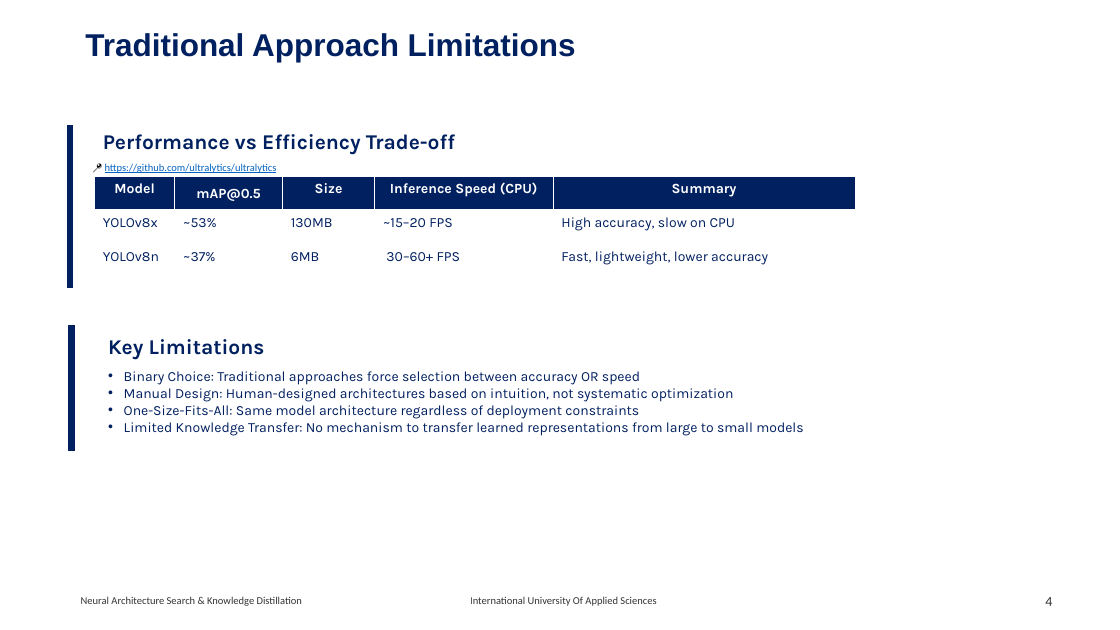
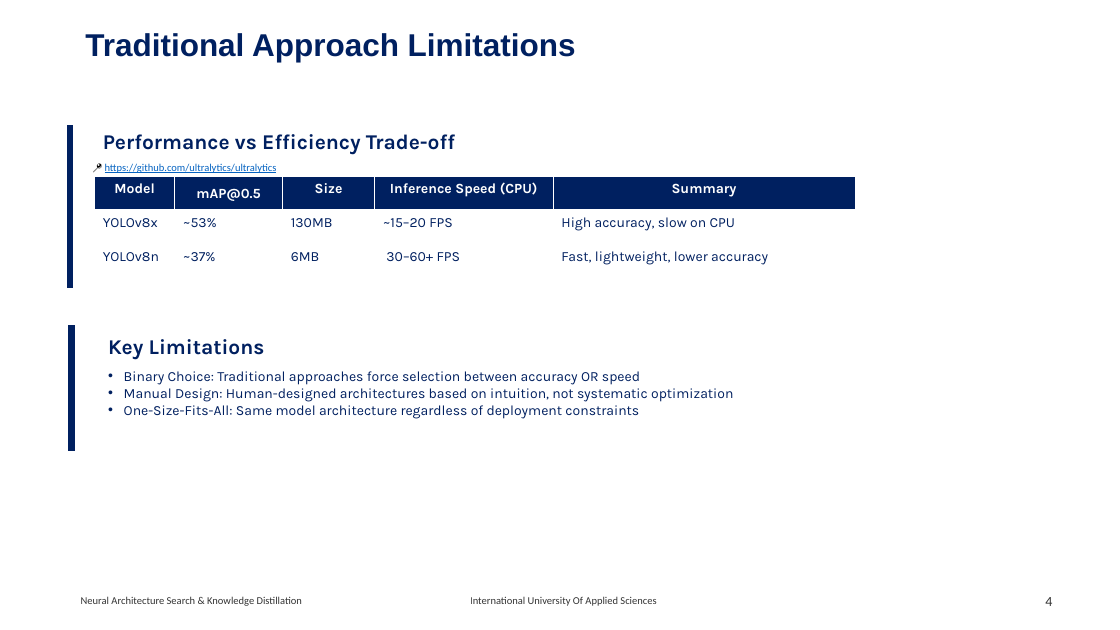
Before and after one commit to RajeshRamadas/yolov8-model-optimization, a slide deck: slide 4 of 01-Project-management/presentation/KnowledgeDistillation.pptx. Drawn at 1120x630 pixels with LibreOffice and Linux fonts; fonts in the diff are those of the drawing. Boxes give left, top, right and bottom in pixels: in the first picture for what was removed or moved away, otherwise in the second. Text is boxed around its words. In the diff, an @@ line names an element or a change of style, - is before the commit and + after.

```diff
--- a/01-Project-management/presentation/KnowledgeDistillation.pptx
+++ b/01-Project-management/presentation/KnowledgeDistillation.pptx
@@ text at <box>124,422,803,436</box>: paragraph removed @@
-• Limited Knowledge Transfer: No mechanism to transfer learned representations from large to small models
```
Also in this commit, not shown: 1 other slide changed.
